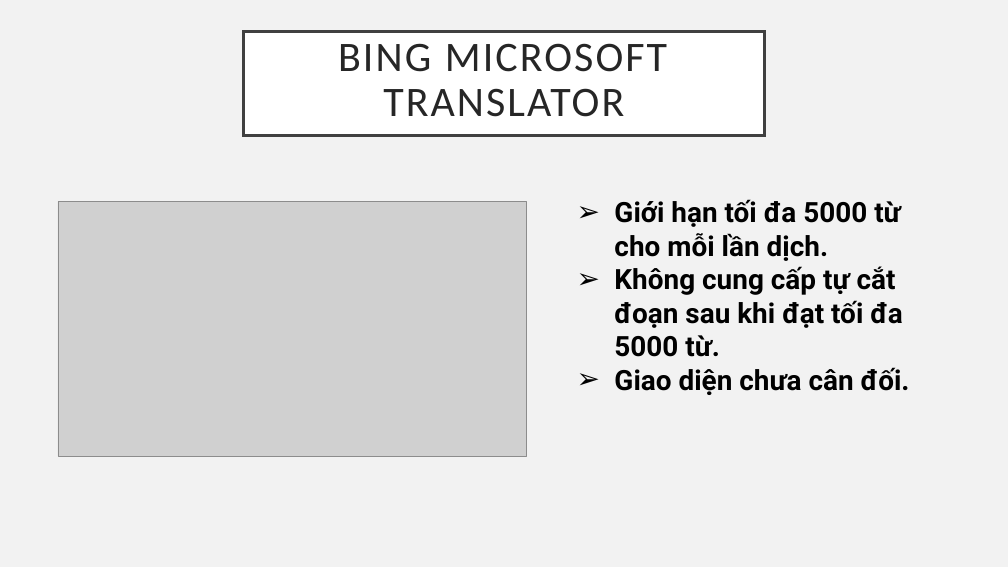
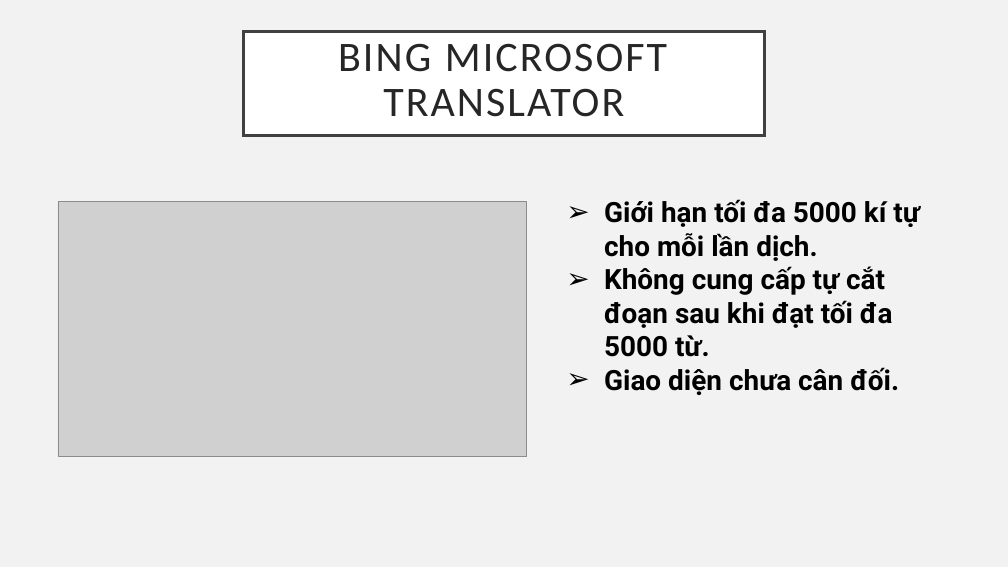
Before and after one commit to nmtri1912/kltn, a slide deck: slide 7 of Tài liệu/Presentation.pptx. Drawn at 1008x567 pixels with LibreOffice and Linux fonts; fonts in the diff are those of the drawing; grey boxes stand for pictures. Boxes give left, top, right and bottom in pixels: in the first picture for what was removed or moved away, otherwise in the second. Text is boxed around its words. In the diff, an @@ line names an element or a change of style, - is before the commit and + after.

```diff
--- a/Tài liệu/Presentation.pptx
+++ b/Tài liệu/Presentation.pptx
@@ text at (x1=604, y1=199, x2=919, y2=261): text changed @@
-➢ Giới hạn tối đa 5000 từ cho mỗi lần dịch.
+➢ Giới hạn tối đa 5000 kí tự cho mỗi lần dịch.
```
Also in this commit, not shown: 5 other slides changed.
